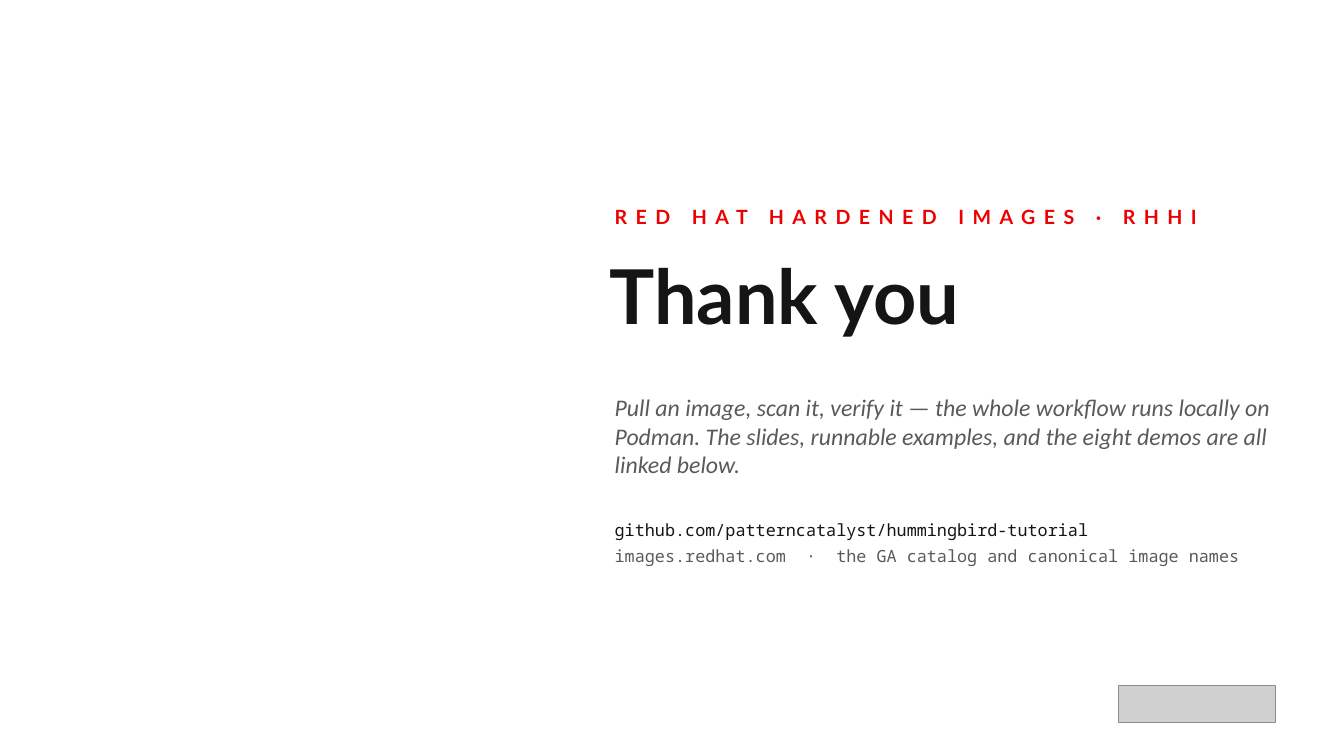
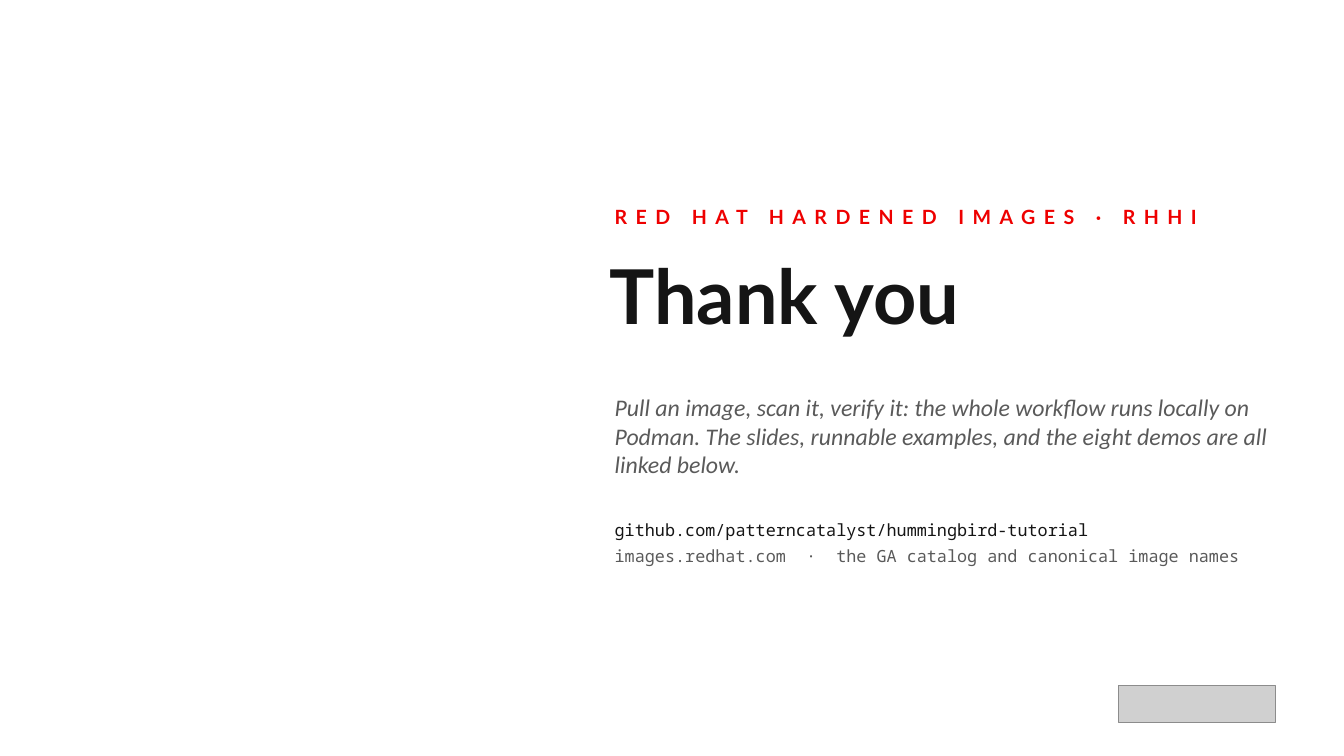
Before and after one commit to patterncatalyst/hummingbird-tutorial, a slide deck: slide 43 of presentations/hummingbird-overview.pptx. Drawn at 1344x756 pixels with LibreOffice and Linux fonts; fonts in the diff are those of the drawing; grey boxes stand for pictures; background and template pictures are left out. Boxes give left, top, right and bottom in pixels: in the first picture for what was removed or moved away, otherwise in the second. Text is boxed around its words. In the diff, an @@ line names an element or a change of style, - is before the commit and + after.

```diff
--- a/presentations/hummingbird-overview.pptx
+++ b/presentations/hummingbird-overview.pptx
@@ text at (615,399,1267,473): text changed @@
-Pull an image, scan it, verify it — the whole workflow runs locally on Podman. The slides, runnable examples, and the eight demos are all linked below.
+Pull an image, scan it, verify it: the whole workflow runs locally on Podman. The slides, runnable examples, and the eight demos are all linked below.
```
Also in this commit, not shown: 32 other slides changed, 4 other files.
